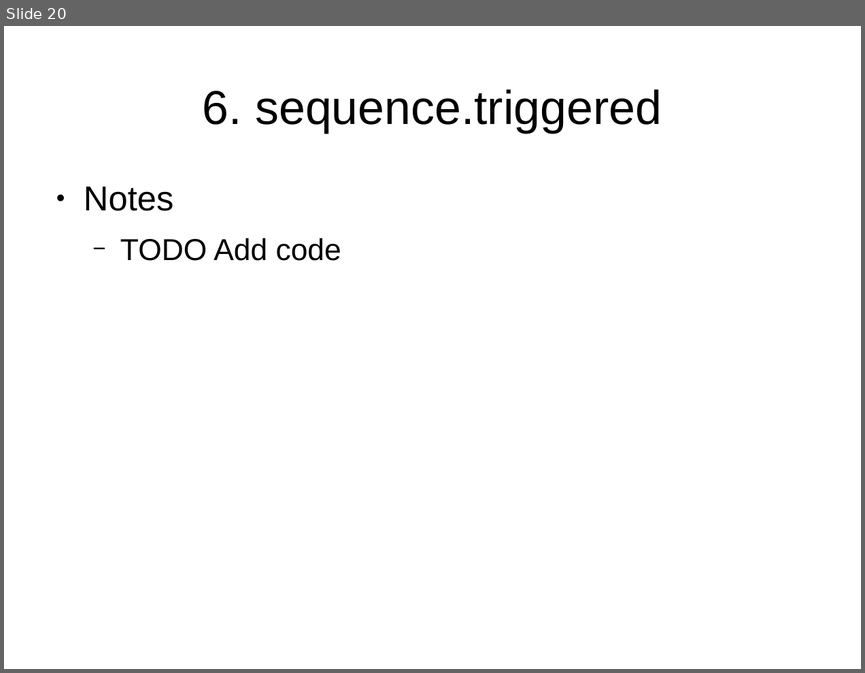
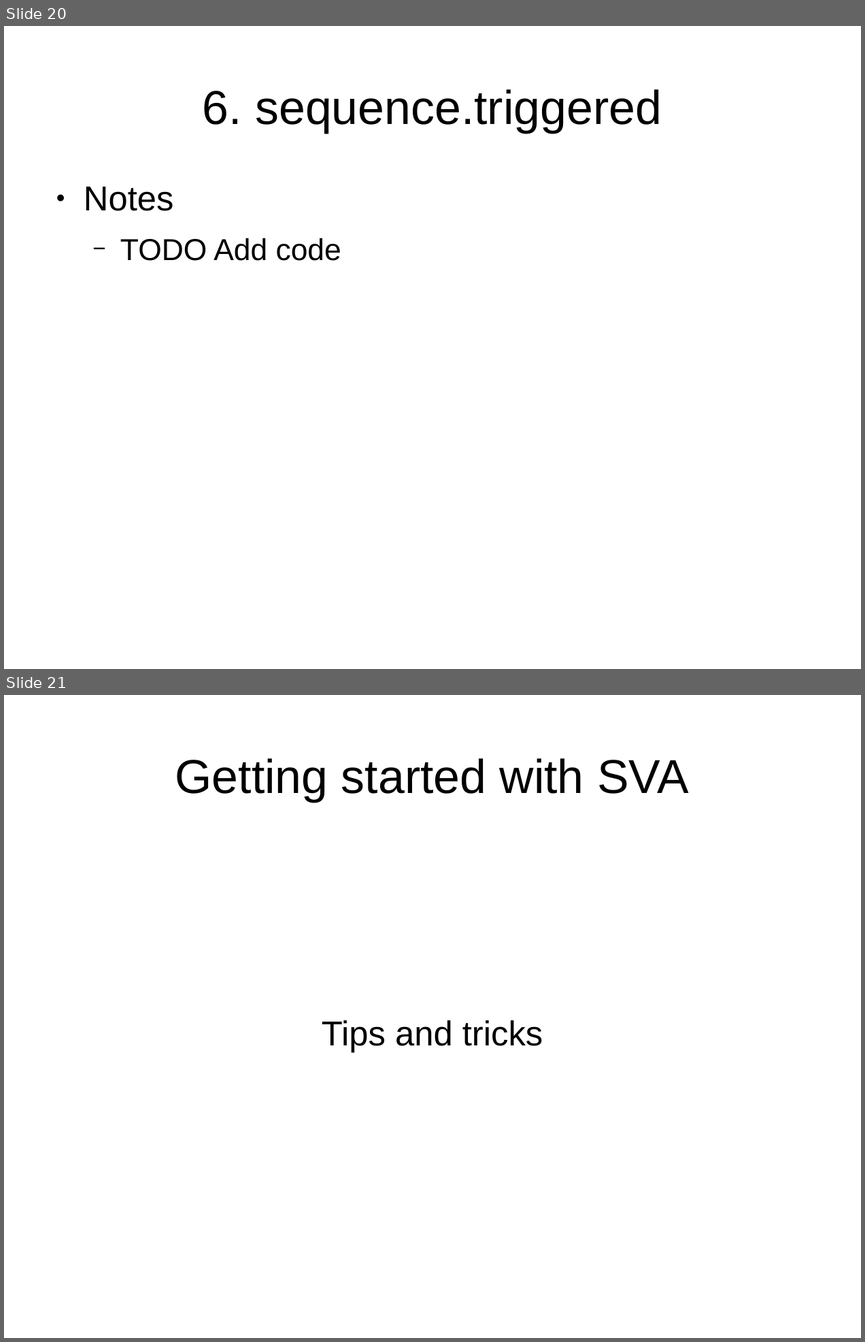
Before and after one commit to verification-gentleman-blog/getting-started-with-sva, a slide deck: presentation.odp. Shown one above the other, each under a label of ours: slide 20 before the commit, slides 20 and 21 after it. The pictures are 865x673 and 865x1342 pixels, drawn with LibreOffice and Linux fonts; fonts in the diff are those of the drawing. Boxes give left, top, right and bottom in pixels: in the first picture for what was removed or moved away, otherwise in the second. Text is boxed around its words. In the diff, an @@ line names an element or a change of style, - is before the commit and + after.

Commit message:
Add 'Tips and Tricks' section

```diff
--- a/presentation.odp
+++ b/presentation.odp
@@ slide 21 added at (4,695,861,1338), background #FFFFFF @@
@@ title added at (175,758,688,802), 44 pt, text #000000 @@
+Getting started with SVA
@@ subtitle added at (322,1020,543,1053), 32 pt, text #000000 @@
+Tips and tricks
```
Also in this commit, not shown: 4 other slides added.
